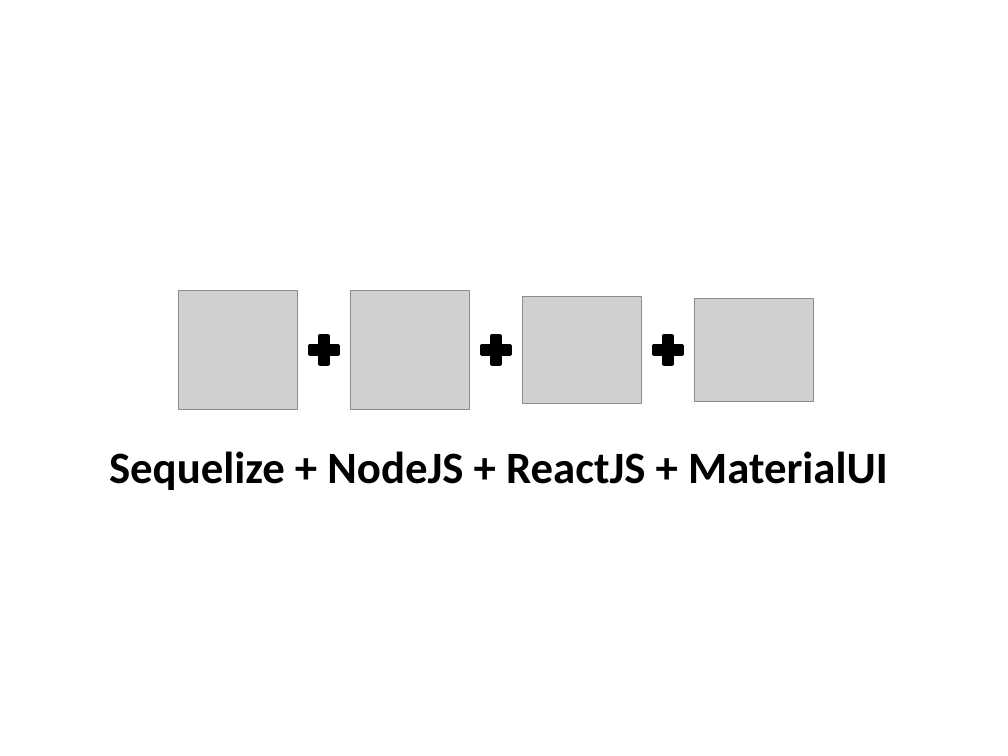
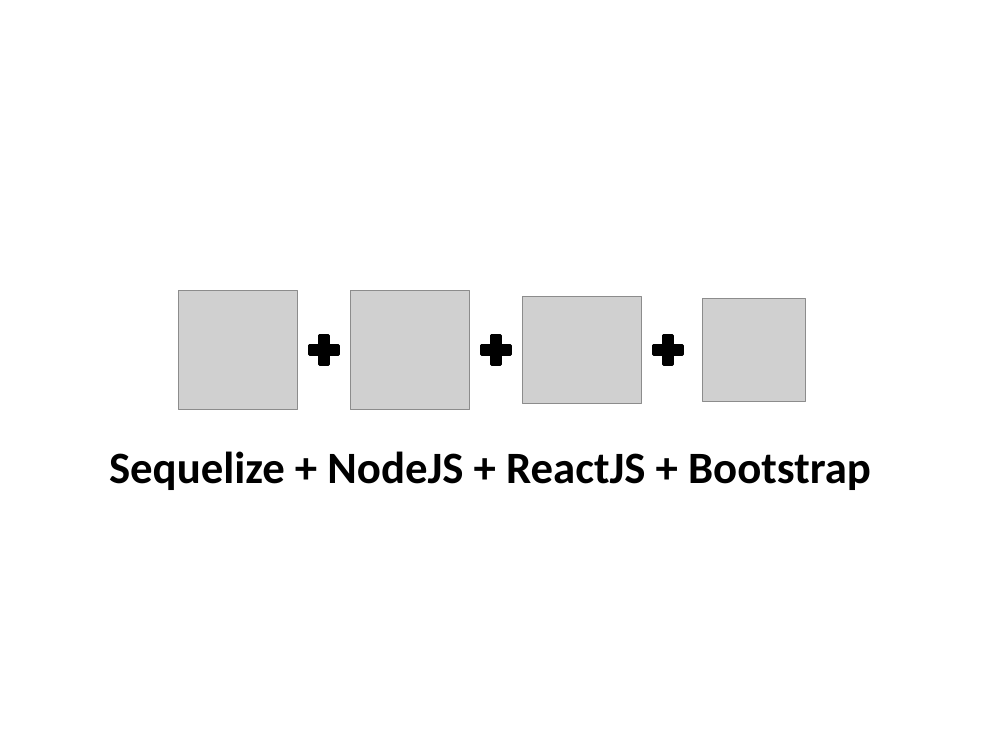
Before and after one commit to DamienFremont/typescript-sql-node-react-starter, a slide deck: slide 1 of README-tech.pptx. Drawn at 1008x756 pixels with LibreOffice and Linux fonts; fonts in the diff are those of the drawing; grey boxes stand for pictures. Boxes give left, top, right and bottom in pixels: in the first picture for what was removed or moved away, otherwise in the second. Text is boxed around its words. In the diff, an @@ line names an element or a change of style, - is before the commit and + after.

```diff
--- a/README-tech.pptx
+++ b/README-tech.pptx
@@ picture: place and size @@
-picture at (695,298,813,402)
+picture at (703,298,805,401)
@@ text at (109,451,871,490): text changed @@
-Sequelize + NodeJS + ReactJS + MaterialUI
+Sequelize + NodeJS + ReactJS + Bootstrap
```
Also in this commit, not shown: 1 other slide changed, 3 other files.
